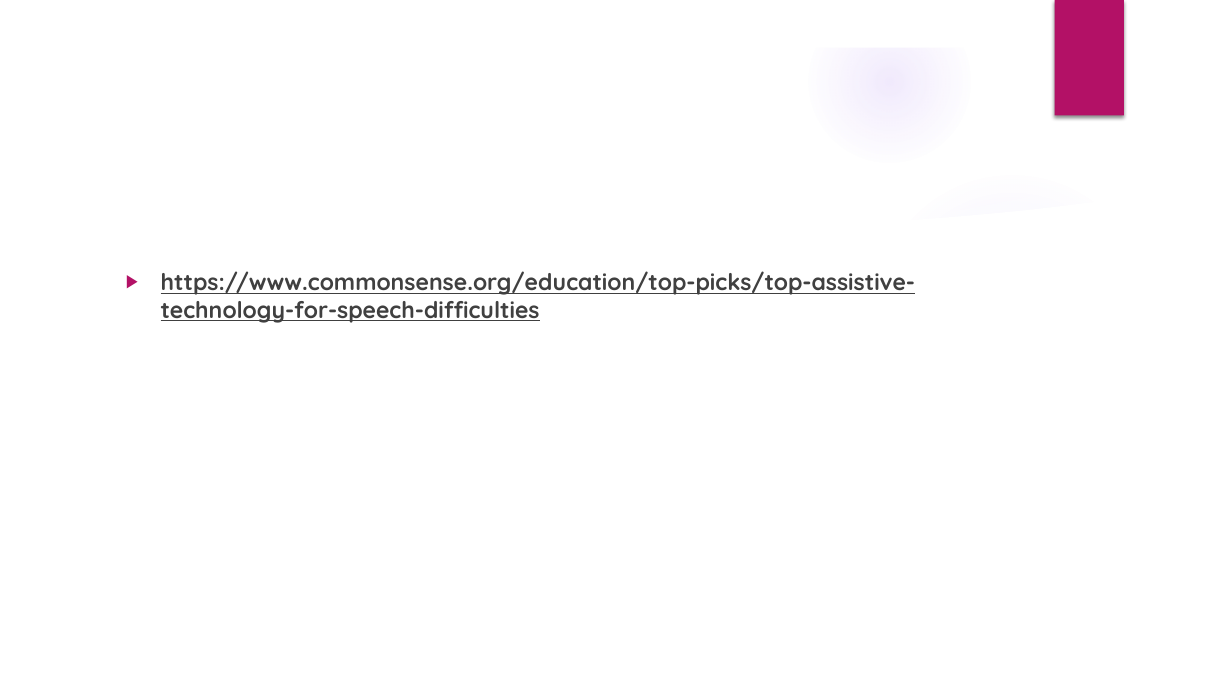
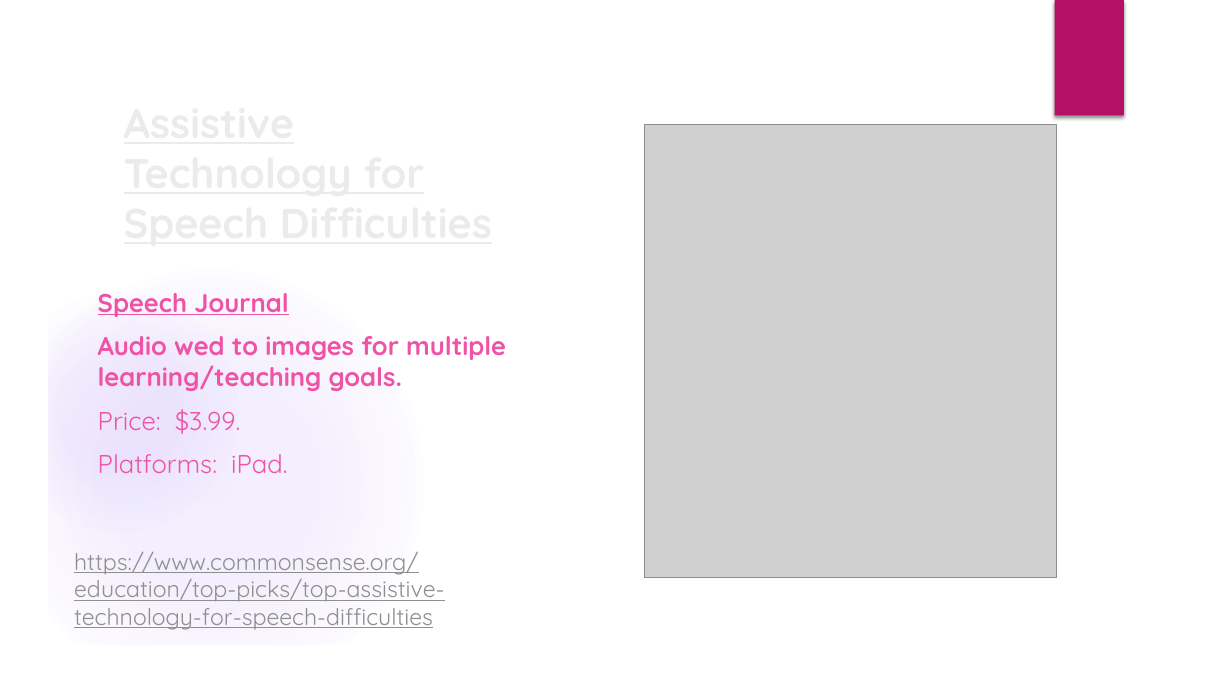
Before and after one commit to Mariumashraf/GP, a slide deck: slide 2 of Gp.pptx (slide 3 before the commit). Drawn at 1232x693 pixels with LibreOffice and Linux fonts; fonts in the diff are those of the drawing; grey boxes stand for pictures; background and template pictures are left out. Boxes give left, top, right and bottom in pixels: in the first picture for what was removed or moved away, otherwise in the second. Text is boxed around its words. In the diff, an @@ line names an element or a change of style, - is before the commit and + after.

Commit message:
edit 3

```diff
--- a/Gp.pptx
+++ b/Gp.pptx
@@ freeform shape added at box(556, 39, 627, 375), fill #FFFFFF at 20% opacity @@
@@ freeform shape at box(575, 40, 702, 652): rotation 0 to 270 degrees; outline redrawn @@
@@ rectangle added at box(624, 41, 1189, 653), fill #FFFFFF @@
@@ title added at box(115, 76, 506, 251), 32.4 pt, text #EBEBEB, bold, underline @@
+Assistive Technology for Speech Difficulties
@@ picture added at box(645, 125, 1057, 578) @@
@@ freeform shape removed at box(857, 154, 1194, 255) @@
@@ ellipse removed at box(870, 169, 1154, 454) @@
@@ text added at box(98, 293, 506, 473), 20 pt, text #EF53A5, bold @@
+Speech Journal
+Audio wed to images for multiple learning/teaching goals.
+Price: $3.99.
+Platforms: iPad.
@@ text "https://www.commonsense.org/education/top-picks/top-assistiv ...": place and size @@
-text "https://www.commonsense.org/education/top-picks/top-assistiv ..." at box(161, 271, 916, 323)
+text "https://www.commonsense.org/education/top-picks/top-assistiv ..." at box(74, 552, 444, 630)
@@ text "https://www.commonsense.org/education/top-picks/top-assistiv ..." at box(74, 552, 444, 630): text colour #404040 to #8F8F8F, bold off; bullet ▶ to none; less space between paragraphs @@
```
Also in this commit, not shown: 2 other slides changed, 3 slides added, 1 slide removed.
